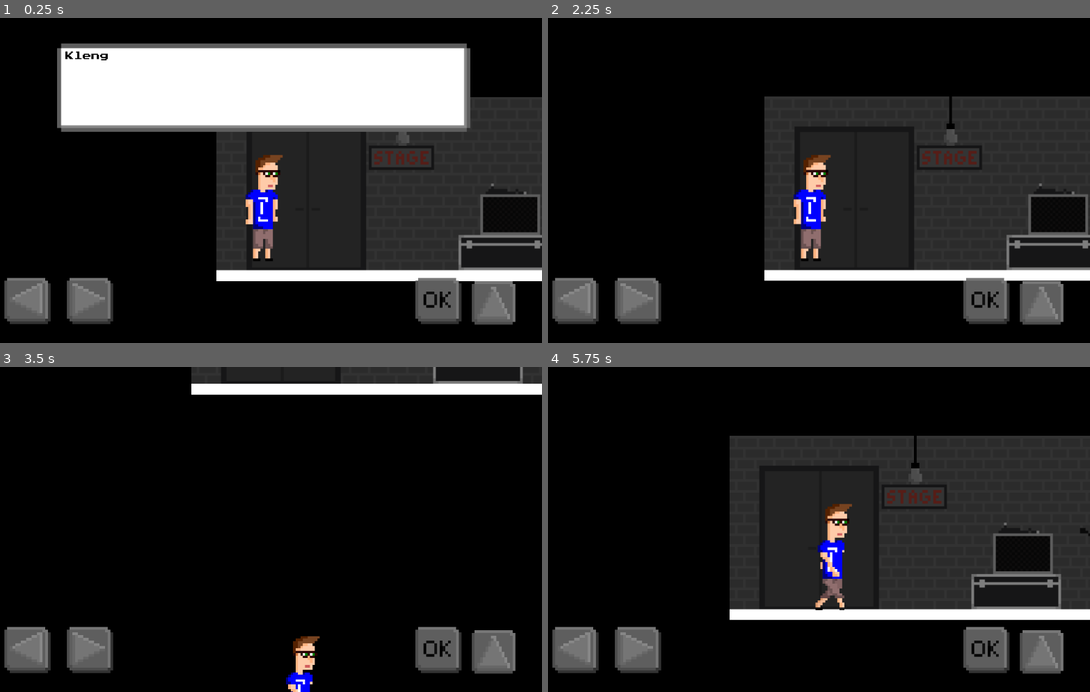
Above: before the commit, frames 1-4 (two rows, left to right).
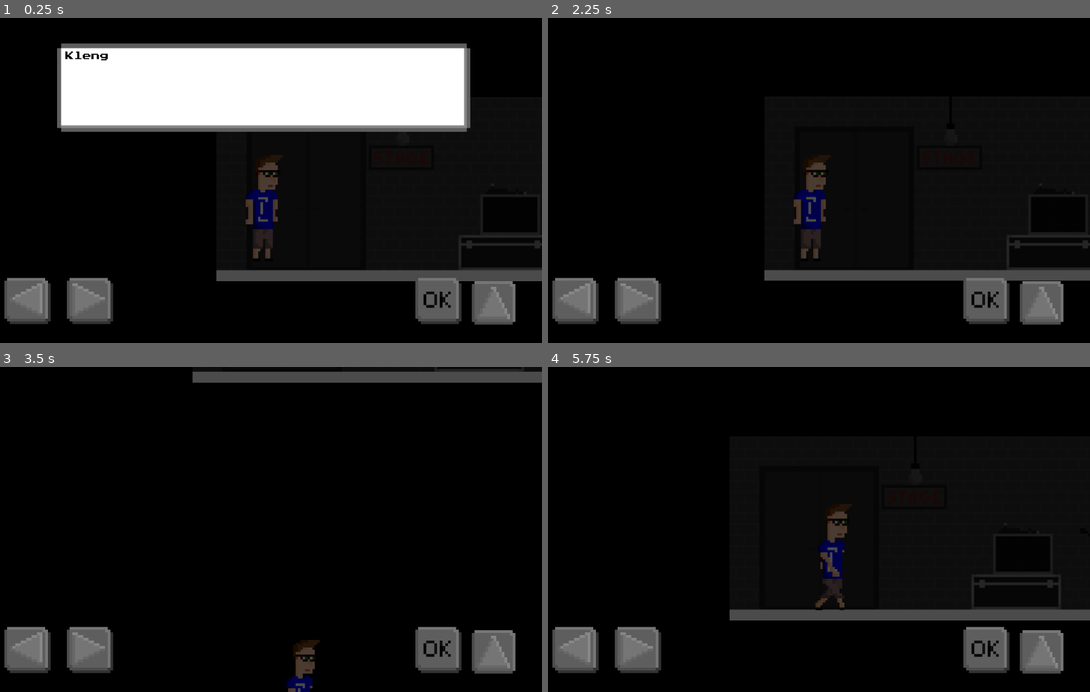
Above: after the commit, the same moments.

Repository: klenganthegame/KlenganTheGame
Game: Godot game, scene res://level/1/Level1.tscn
The game is run twice, just before and just after one commit, with the same random seed, the same clock (stepped at 60 frames per second) and the same inputs.
Inputs:
- Up to frame 1 (0.25 s): no input
- Up to frame 2 (2.25 s): tap Enter at 0.5 s; hold E (accept) 0.53-1.28 s; hold D (walk_right) 0.53-2.03 s; tap Space (jump) at 0.77, 1.52 s; tap E (accept) at 1.35, 2 s; hold A (walk_left) from 2.03 s (still down); hold E (accept) from 2.03 s (still down)
- Up to frame 3 (3.5 s): release A (walk_left) at 2.78 s; release E (accept) at 2.78 s; hold D (walk_right) from 2.78 s (still down); tap E (accept) at 2.85 s; tap Space (jump) at 3.02 s
- Up to frame 4 (5.75 s): hold E (accept) 3.53-4.28 s; tap Space (jump) at 3.77, 4.52 s; release D (walk_right) at 4.28 s; hold A (walk_left) 4.28-5.03 s; tap E (accept) at 4.35 s; hold D (walk_right) from 5.03 s (still down); hold E (accept) from 5.03 s (still down)

The runs differ from the first frame. In frame 1, 25% of the frame differs, in the area x 39-100%, y 24-81%; in frame 2, 30%; in frame 3, 5.7%; in frame 4, 33%, in the area x 33-100%, y 21-78%.

Commit message:
moved sound to audiohandler to fix loudness-bug

Diff:
--- a/level/1/Level1.tscn
+++ b/level/1/Level1.tscn
@@ -14,7 +14,7 @@
 extents = Vector2( 1663.18, 10 )
 
 [sub_resource type="RectangleShape2D" id=3]
-extents = Vector2( 72.2358, 6.07898 )
+extents = Vector2( 36.9971, 6.07898 )
 
 [sub_resource type="RectangleShape2D" id=4]
 extents = Vector2( 88.502, 10 )
@@ -47,10 +47,18 @@
 [node name="Klengan" parent="." instance=ExtResource( 3 )]
 position = Vector2( -1236.59, 519.245 )
 
+[node name="Lights" type="Node2D" parent="."]
+
+[node name="lamp" parent="Lights" instance=ExtResource( 4 )]
+position = Vector2( -981.215, 317.911 )
+
+[node name="lamp2" parent="Lights" instance=ExtResource( 4 )]
+position = Vector2( 639.393, 291.682 )
+
+[node name="lamp3" parent="Lights" instance=ExtResource( 4 )]
+position = Vector2( -284.197, 299.272 )
+
 [node name="InteractableSamples" type="Node2D" parent="."]
-
-[node name="lamp" parent="InteractableSamples" instance=ExtResource( 4 )]
-position = Vector2( -981.215, 317.911 )
 
 [node name="Lightswitch" parent="InteractableSamples" instance=ExtResource( 5 )]
 position = Vector2( -1044.55, 618.629 )
@@ -65,10 +73,10 @@
 dialogue = [ "Klengan: Hm...", "Ein Haufen Beschallungsgeräte..." ]
 
 [node name="KlenganKlon_test" parent="InteractableSamples" instance=ExtResource( 6 )]
-position = Vector2( 811.771, 510.844 )
+position = Vector2( -289.972, 510.139 )
 
 [node name="Interactable8" parent="InteractableSamples" instance=ExtResource( 5 )]
-position = Vector2( -677.146, 606.057 )
+position = Vector2( -670.33, 649.227 )
 dialogue = [ "Klengan: Lalala .... okay... ich lass das mit dem Singen lieber...", "Ich möchte ja nicht so enden wie der liebe Apo... oder Leon Marscher...." ]
 
 [node name="CollisionSamples" type="Node2D" parent="."]
@@ -90,14 +98,13 @@
 [node name="StaticBody2D" type="StaticBody2D" parent="CollisionSamples"]
 
 [node name="CollisionShape2D" type="CollisionShape2D" parent="CollisionSamples/StaticBody2D"]
-position = Vector2( 339.388, 645.869 )
+position = Vector2( 342.888, 645.319 )
 shape = SubResource( 2 )
 
 [node name="StaticBody2D2" type="StaticBody2D" parent="CollisionSamples"]
-editor/display_folded = true
 
 [node name="CollisionShape2D" type="CollisionShape2D" parent="CollisionSamples/StaticBody2D2"]
-position = Vector2( 833.244, 410.729 )
+position = Vector2( 876.414, 410.729 )
 shape = SubResource( 3 )
 
 [node name="StaticBody2D3" type="StaticBody2D" parent="CollisionSamples"]
@@ -135,11 +142,14 @@
 position = Vector2( -382.579, 444.331 )
 shape = SubResource( 8 )
 
-[node name="StaticBody2D9" type="StaticBody2D" parent="CollisionSamples"]
-
 [node name="StaticBody2D10" type="StaticBody2D" parent="CollisionSamples"]
 
 [node name="CollisionShape2D" type="CollisionShape2D" parent="CollisionSamples/StaticBody2D10"]
 position = Vector2( 175.013, 350.628 )
 shape = SubResource( 9 )
-[connection signal="interacted" from="InteractableSamples/Lightswitch" to="InteractableSamples/lamp" method="trigger"]
+
+[node name="CanvasModulate" type="CanvasModulate" parent="."]
+color = Color( 0.298039, 0.298039, 0.298039, 1 )
+[connection signal="interacted" from="InteractableSamples/Lightswitch" to="Lights/lamp3" method="trigger"]
+[connection signal="interacted" from="InteractableSamples/Lightswitch" to="Lights/lamp" method="trigger"]
+[connection signal="interacted" from="InteractableSamples/Lightswitch" to="Lights/lamp2" method="trigger"]
--- a/objects/mechanics/lamp.gd
+++ b/objects/mechanics/lamp.gd
@@ -1,18 +1,10 @@
 extends Node2D
 
-export var message_sound : AudioStreamSample = load("res://resources/audio/button.wav")
-var audio : AudioStreamPlayer
+
 
 export var is_on : bool = false
 
 func _ready():
-	message_sound.loop_mode = message_sound.LOOP_DISABLED
-	message_sound.loop_begin = 0
-	message_sound.loop_end = 0
-
-	audio = AudioStreamPlayer.new()
-	audio.stream = message_sound
-	add_child(audio)
 
 	if is_on:
 		on()
@@ -28,7 +20,7 @@
 	$on.hide()
 
 func trigger():
-	audio.play(0)
+	AudioHandler.play_button_sound()
 	is_on = !is_on
 	if is_on:
 		on()
--- a/objects/mechanics/lamp.tscn
+++ b/objects/mechanics/lamp.tscn
@@ -38,8 +38,6 @@
 position = Vector2( 2.50405, 31.9862 )
 scale = Vector2( 0.238143, 0.219829 )
 texture = ExtResource( 3 )
-color = Color( 0.780392, 0.721569, 0.443137, 1 )
-energy = 1.5
 shadow_enabled = true
 
 [node name="off" type="Sprite" parent="."]
--- a/project.godot
+++ b/project.godot
@@ -31,6 +31,10 @@
 boot_splash/image="res://resources/bootsplash/bootsplash.png"
 boot_splash/bg_color=Color( 0, 0, 0, 1 )
 config/icon="res://resources/icons/icon.png"
+
+[autoload]
+
+AudioHandler="*res://scripts/audiohandler.gd"
 
 [editor_plugins]
 
--- /dev/null
+++ b/scripts/audiohandler.gd
@@ -0,0 +1,18 @@
+extends Node
+
+var button : AudioStreamSample = load("res://resources/audio/button.wav")
+var button_player : AudioStreamPlayer
+
+func _ready():
+	# Create Audio StreamPlayer
+	button_player = AudioStreamPlayer.new()
+
+	button.loop_mode = button.LOOP_DISABLED
+	button.loop_begin = 0
+	button.loop_end = 0
+
+	button_player.stream = button
+	add_child(button_player)
+
+func play_button_sound():
+	button_player.play(0)
